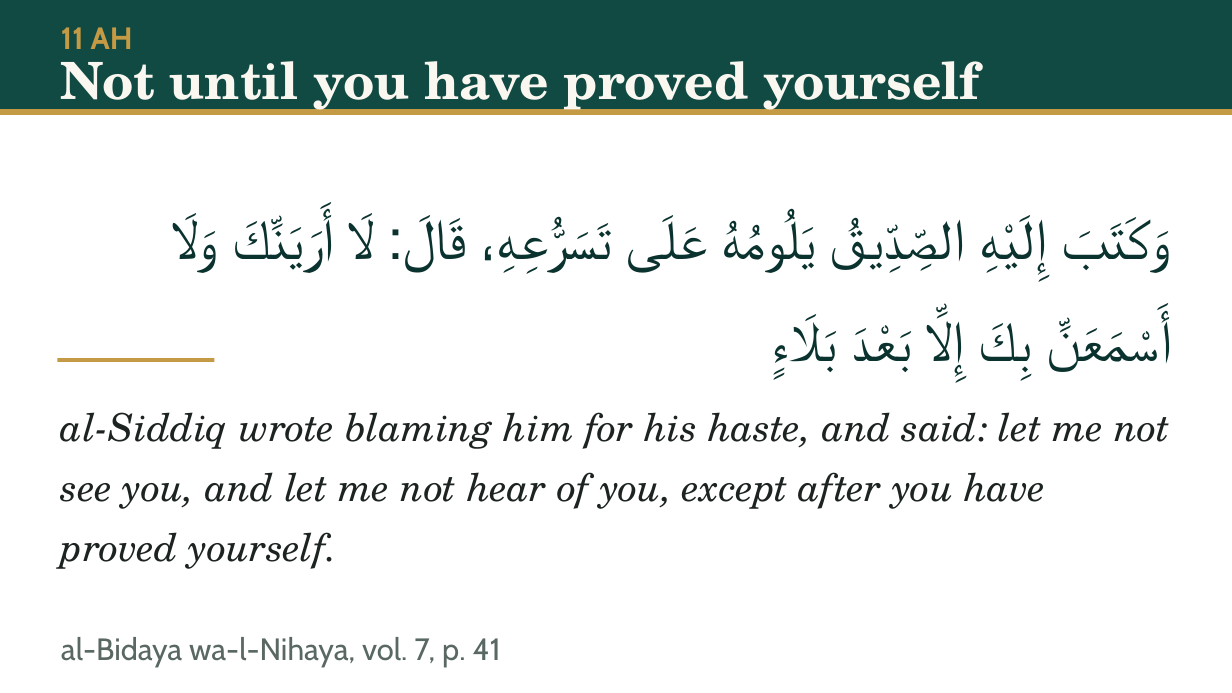
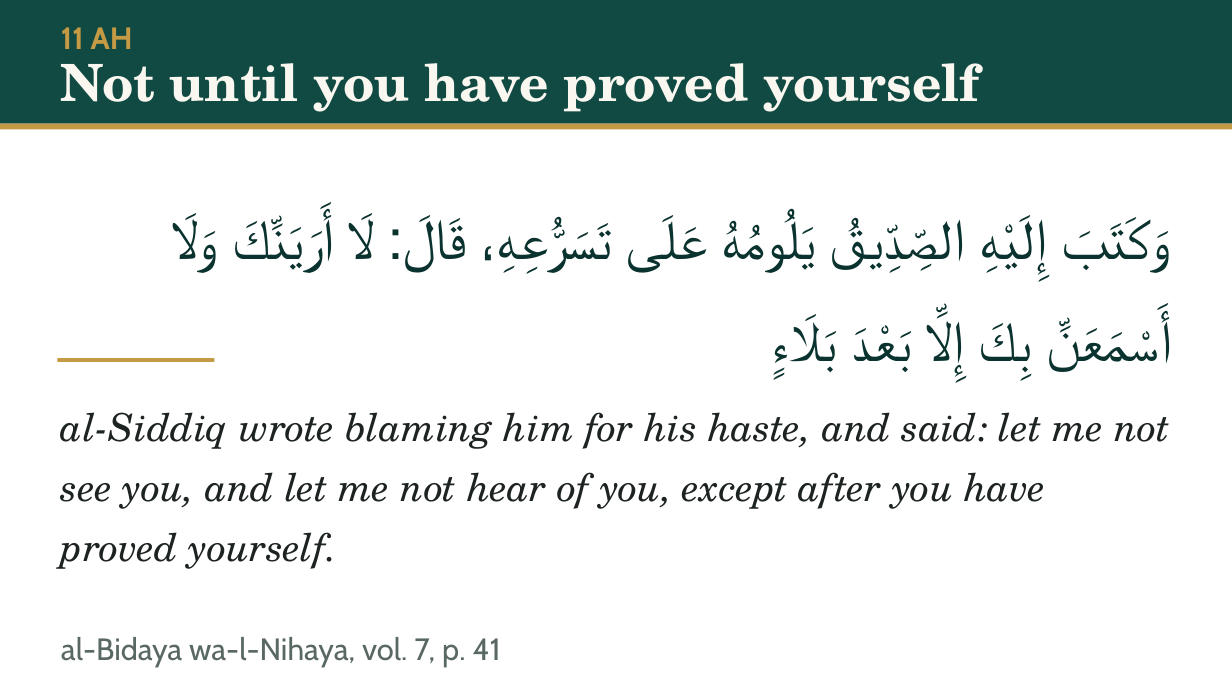
Before and after one commit to daniyalyasin93/2026SeptemberIslamicHistoryClass, a slide deck: slide 70 of L02_baarah_saal/L02.pptx. Drawn at 1232x693 pixels with LibreOffice and Linux fonts; fonts in the diff are those of the drawing. Boxes give left, top, right and bottom in pixels: in the first picture for what was removed or moved away, otherwise in the second. Text is boxed around its words. In the diff, an @@ line names an element or a change of style, - is before the commit and + after.

```diff
--- a/L02_baarah_saal/L02.pptx
+++ b/L02_baarah_saal/L02.pptx
@@ rectangle: place and size @@
-rectangle at (0,0,1232,109)
+rectangle at (0,0,1232,124)
@@ text "Not until you have proved ..." at (61,63,979,112): line spacing 1.25 to 1.16; vertical alignment middle to top @@
@@ rectangle: place and size @@
-rectangle at (0,109,1232,115)
+rectangle at (0,124,1232,129)
```
Also in this commit, not shown: 84 other slides changed, 5 other files.
